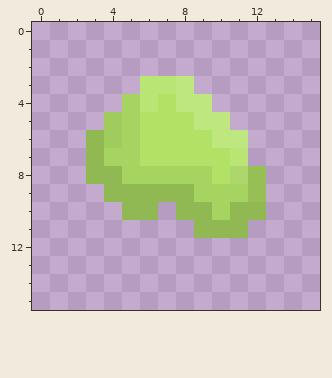
Two states of a pixel-art sprite, DuckSouls-Workspace/DuckSouls/Sprites/Items/Goo.png. The first picture shows the starting point.
The file is 64x64 pixels, drawn in blocks of 4x4; one block is one cell here.
The result:
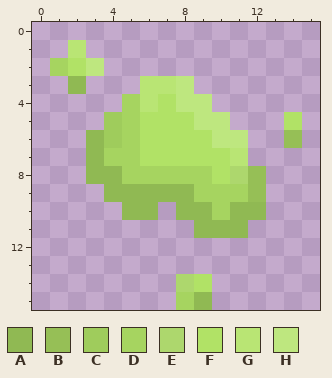
Palette (. is transparent): A #90b953  B #96bf56  C #9fcc5c  D #a6d460  E #add76d  F #b1e266  G #b9e574  H #bee77f
Difference:
The author put colour A in row 3 at x 2; in row 15 at x 9.
The author put colour B in row 6 at x 14.
The author put colour D in row 2 at x 1; in row 15 at x 8.
The author put colour E in row 14 at x 8.
The author put colour F in row 2 at x 2; in row 5 at x 14; in row 14 at x 9.
The author put colour G in row 1 at x 2.
The author put colour H in row 2 at x 3.
